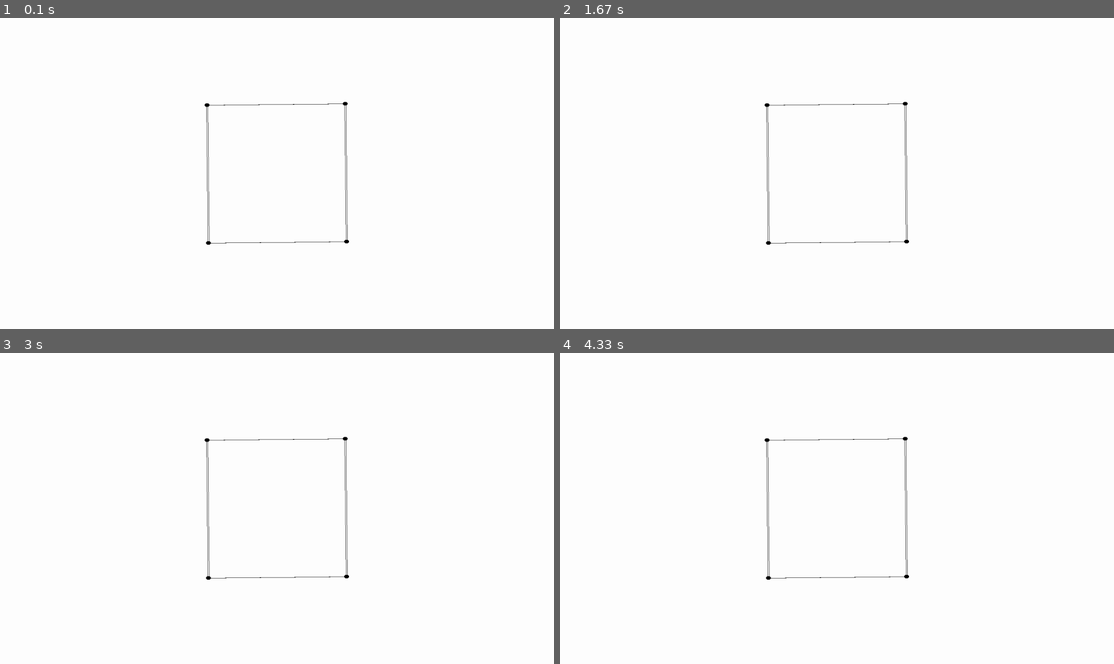
Above: before the commit, frames 1-4 (two rows, left to right).
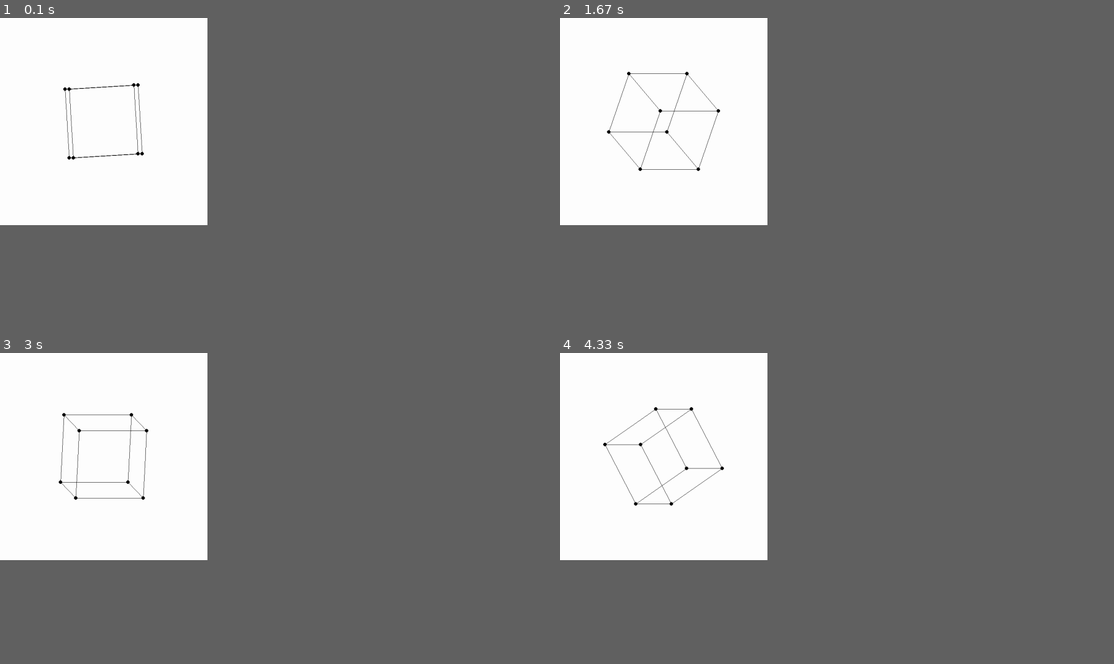
Above: after the commit, the same moments.

Repository: poonchoi/3D-GRAPHICS-ENGINE
Game: pygame game, started from 3dEngine1stModel.py
Two runs of this game, one before a commit and one after it. Both use one fixed random seed, a clock stepped at 60 frames per second and the inputs below.
Inputs:
- Up to frame 1 (0.1 s): no input
- Up to frame 2 (1.67 s): no input
- Up to frame 3 (3 s): no input
- Up to frame 4 (4.33 s): no input
In our replay, the window is 900x506 before the commit and 337x337 after it. These sizes can differ from the game's own. Grey fills any space a smaller window leaves; there, only what the larger window draws over its background counts as a difference.

The runs differ from the first frame. In frame 1, 0.7% of the frame differs, in the area x 11-63%, y 20-73%; in frame 2, 0.8%; in frame 3, 0.8%; in frame 4, 0.8%, in the area x 7-63%, y 17-73%.

Commit message:
First test with making the program into a library

Diff:
--- a/app.py
+++ b/3dEngine1stModel.py
@@ -1,19 +1,20 @@
 import pygame as pg
 import numpy as np
-from colors import *
+from libraryTesting.colors import *
+
 
 
 class App:
     def __init__(self):
         pg.init()
-        self.RES = self.WIDTH, self.HEIGHT = 1600, 900
+        self.RES = self.WIDTH, self.HEIGHT = 600, 600
         self.H_WIDTH, self.H_HEIGHT = self.WIDTH // 2, self.HEIGHT // 2
-        self.FPS = 600
+        self.FPS = 60
         self.screen = pg.display.set_mode(self.RES)
         self.clock = pg.time.Clock()
 
         self.angle = 0
-        self.scale = 200
+        self.scale = 100
 
 
     def connect_points(self, i, j, points):
@@ -69,14 +70,15 @@
 
 
     def draw(self):
-        self.angle = pg.mouse.get_pos()[0] / 1000
+        # self.angle = pg.mouse.get_pos()[0] / 1000
+        self.angle += 0.01
         self.screen.fill(WHITE)
         points = [[-1, -1, 1], [1, -1, 1], [1, 1, 1], [-1, 1, 1], [-1, -1, -1], [1, -1, -1], [1, 1, -1], [-1, 1, -1]]
         projected_points = [[n, n] for n in range(len(points))]
         i = 0
         for point in points:
-            rotated = self.rotateZ(point, pg.mouse.get_pos()[1] / 500)
-            rotated = self.rotateY(rotated, pg.mouse.get_pos()[0] / 500)
+            rotated = self.rotateZ(point, self.angle)
+            rotated = self.rotateY(rotated, self.angle)
             projected = self.project(rotated)
             x = projected[0][0] * self.scale + self.H_WIDTH
             y = projected[1][0] * self.scale + self.H_HEIGHT
@@ -88,7 +90,6 @@
             self.connect_points(p, (p+1) % 4, projected_points)
             self.connect_points(p+4, ((p+1) % 4) + 4, projected_points)
             self.connect_points(p, (p+4), projected_points)
-
 
 
     def run(self):
--- /dev/null
+++ b/libraryTesting/app.py
@@ -0,0 +1,41 @@
+import pygame
+import numpy as np
+from colors import *
+from matrices import *
+from cube import Cube
+
+
+class App():
+    def __init__(self, resolution=(800, 600)):
+        pygame.init()
+        self.RES = self.WIDTH, self.HEIGHT = (resolution)
+        self.H_WIDTH, self.H_HEIGHT = self.WIDTH // 2, self.HEIGHT // 2
+        self.FPS = 600
+        self.screen = pygame.display.set_mode(self.RES)
+        self.clock = pygame.time.Clock()
+
+        self.angle = 0
+        self.scale = 200
+
+
+    def connect_points(self, i, j, points):
+        pygame.draw.line(self.screen, BLACK, (points[i][0], points[i][1]), (points[j][0], points[j][1]))
+
+
+    def draw(self):
+        pass
+
+
+    def run(self):
+        while True:
+            self.draw()
+
+            [exit() for i in pygame.event.get() if i.type == pygame.QUIT]
+            pygame.display.set_caption(f"{round(self.clock.get_fps())} FPS")
+            pygame.display.flip()
+            self.clock.tick(self.FPS)
+
+
+if __name__ == '__main__':
+    app = App()
+    app.run()
--- /dev/null
+++ b/libraryTesting/cube.py
@@ -0,0 +1,12 @@
+import pygame
+from colors import *
+
+
+class Cube():
+    def __init__(self, scale=1, pos=(0,0,0)):
+        self.points = [[-1, -1, 1], [1, -1, 1], [1, 1, 1], [-1, 1, 1], [-1, -1, -1], [1, -1, -1], [1, 1, -1], [-1, 1, -1]]
+        self.pos = self.tx, self.ty, self.tz = pos
+        self.scale = scale
+
+    def connect_points(self, i, j, points):
+        pygame.draw.line(self.screen, BLACK, (points[i][0], points[i][1]), (points[j][0], points[j][1]))
--- /dev/null
+++ b/libraryTesting/matrices.py
@@ -0,0 +1,44 @@
+import numpy as np
+
+def project(self, point):
+    p = np.matrix(
+        [[1, 0, 0],
+        [0, 1, 0],
+        [0, 0, 0]])
+    point = np.array(point)
+    projected = np.dot(p, point.reshape(3, 1))
+    projected = projected.tolist()
+    return projected
+
+
+def rotateX(self, point, angle):
+    rotateX = np.matrix(
+        [[1, 0, 0],
+        [0, np.cos(angle), np.sin(angle)],
+        [0, -np.sin(angle), np.cos(angle)]])
+    point = np.array(point)
+    rotated = np.dot(rotateX, point.reshape(3, 1))
+    rotated = rotated.tolist()
+    return rotated
+
+
+def rotateY(self, point, angle):
+    rotateY = np.matrix(
+        [[np.cos(angle), 0, -np.sin(angle)],
+        [0, 1, 0],
+        [np.sin(angle), 0, np.cos(angle)]])
+    point = np.array(point)
+    rotated = np.dot(rotateY, point.reshape(3, 1))
+    rotated = rotated.tolist()
+    return rotated
+
+
+def rotateZ(self, x, angle):
+    rotateZ = np.matrix(
+        [[np.cos(angle), np.sin(angle), 0],
+        [-np.sin(angle), np.cos(angle), 0],
+        [0, 0, 1]])
+    x = np.array(x)
+    rotated = np.dot(rotateZ, x.reshape(3, 1))
+    rotated = rotated.tolist()
+    return rotated
--- /dev/null
+++ b/librarytest.py
@@ -0,0 +1,26 @@
+from libraryEngineTest import *
+
+
+angle = pygame.mouse.get_pos()[0] / 1000
+points = [[-1, -1, 1], [1, -1, 1], [1, 1, 1], [-1, 1, 1], [-1, -1, -1], [1, -1, -1], [1, 1, -1], [-1, 1, -1]]
+projected_points = [[n, n] for n in range(len(points))]
+i = 0
+for point in points:
+    rotated = rotateZ(point, pygame.mouse.get_pos()[1] / 500)
+    rotated = rotateY(rotated, pygame.mouse.get_pos()[0] / 500)
+    projected = project(rotated)
+    x = projected[0][0] * scale + H_WIDTH
+    y = projected[1][0] * scale + H_HEIGHT
+    projected_points[i] = [x, y]
+    pygame.draw.circle(screen, BLACK, (x, y), 5)
+    i += 1
+
+for p in range(4):
+    connect_points(p, (p+1) % 4, projected_points)
+    connect_points(p+4, ((p+1) % 4) + 4, projected_points)
+    connect_points(p, (p+4), projected_points)
+
+
+if __name__ == '__main__':
+    app = App()
+    app.run()
Empty file added: libraryTesting/__init__.py
Renamed: colors.py -> libraryTesting/colors.py
